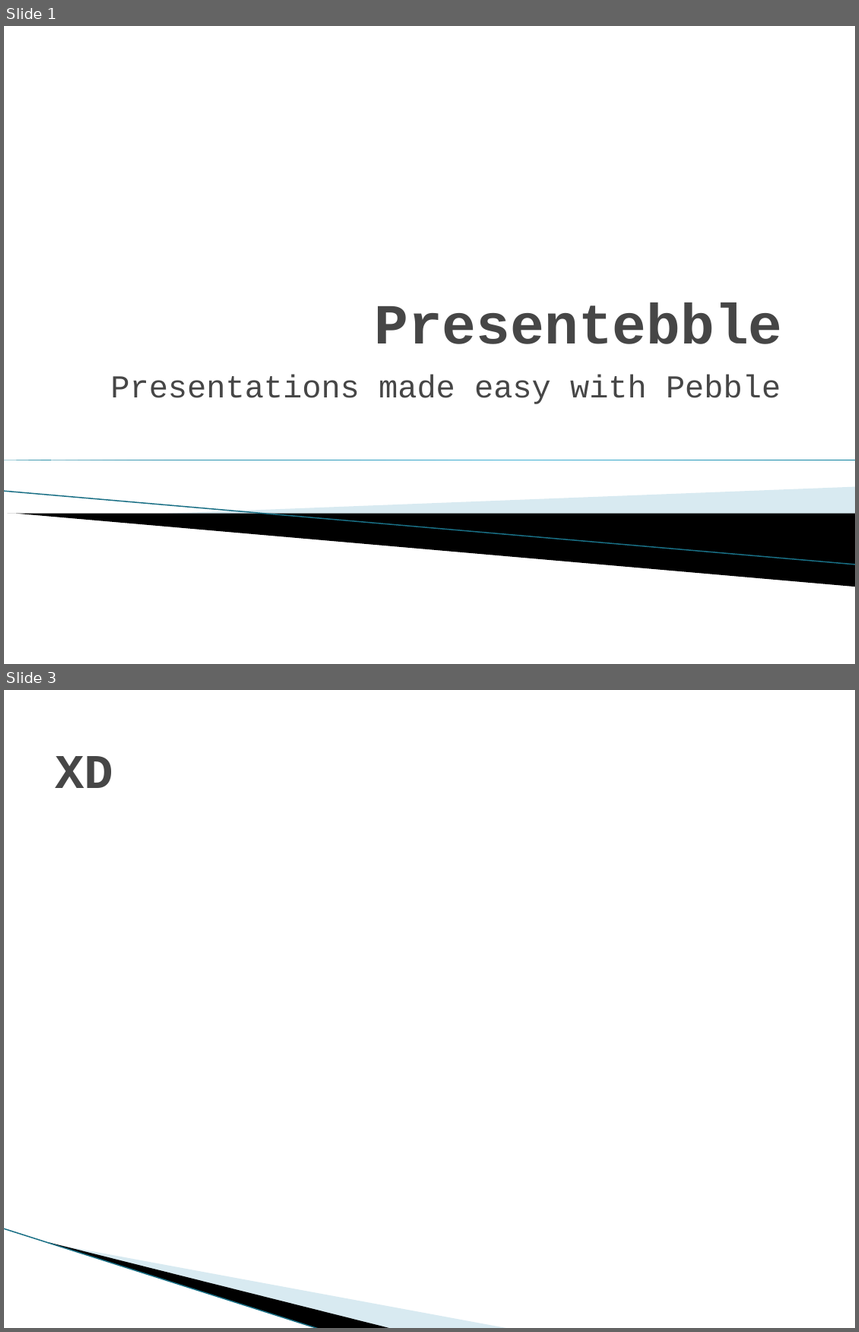
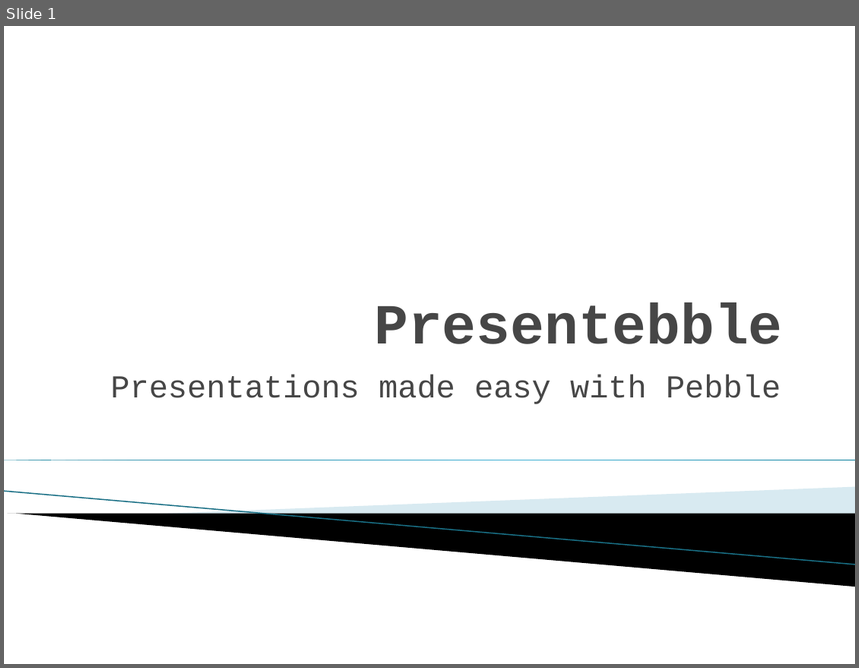
Before and after one commit to Jefftree/pebble_backend, a slide deck: herny.pptx. Shown one above the other, each under a label of ours: slides 1 and 3 before the commit, slide 1 after it; the slides between them are not shown. The pictures are 859x1332 and 859x668 pixels, drawn with LibreOffice and Linux fonts; fonts in the diff are those of the drawing; background and template pictures are left out. Boxes give left, top, right and bottom in pixels: in the first picture for what was removed or moved away, otherwise in the second. Text is boxed around its words. In the diff, an @@ line names an element or a change of style, - is before the commit and + after.

```diff
--- a/herny.pptx
+++ b/herny.pptx
@@ slide 3 removed at bbox=[4, 690, 855, 1328], background #FFFFFF @@
@@ title removed at bbox=[55, 756, 113, 788] @@
-XD
@@ line removed from (4, 1229) to (320, 1328) @@
@@ freeform shape removed at bbox=[49, 1243, 393, 1328] @@
@@ freeform shape removed at bbox=[51, 1243, 510, 1328] @@
```
Also in this commit, not shown: 4 slides added, 4 other slides removed, 2 other files.
